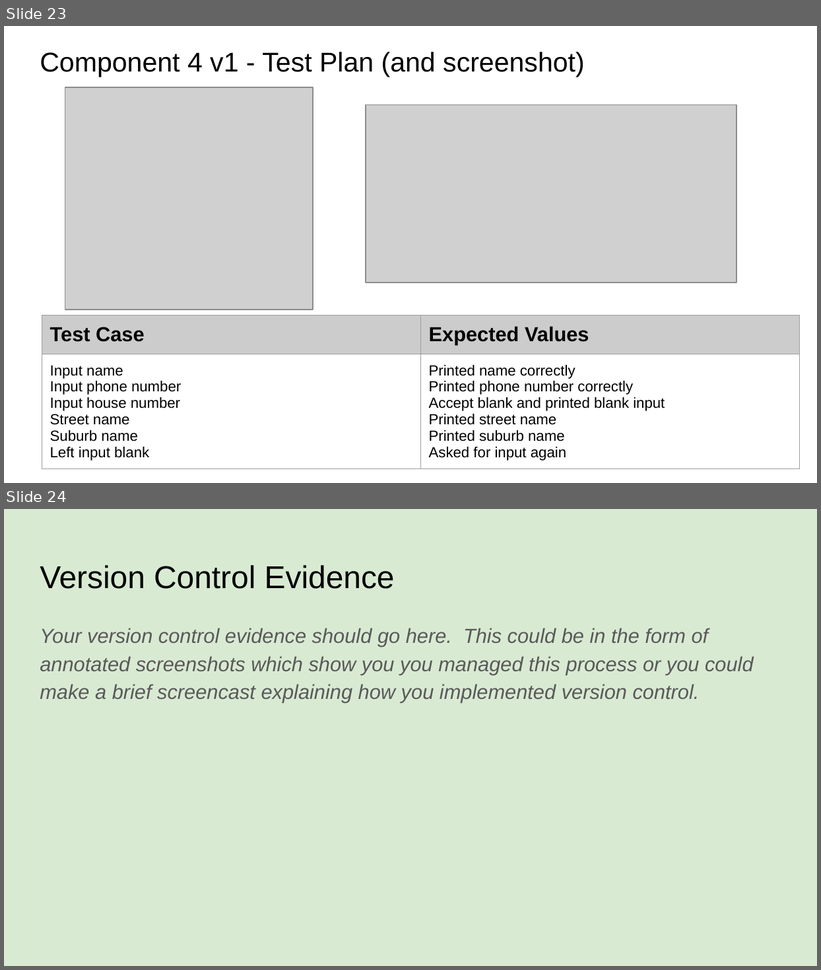
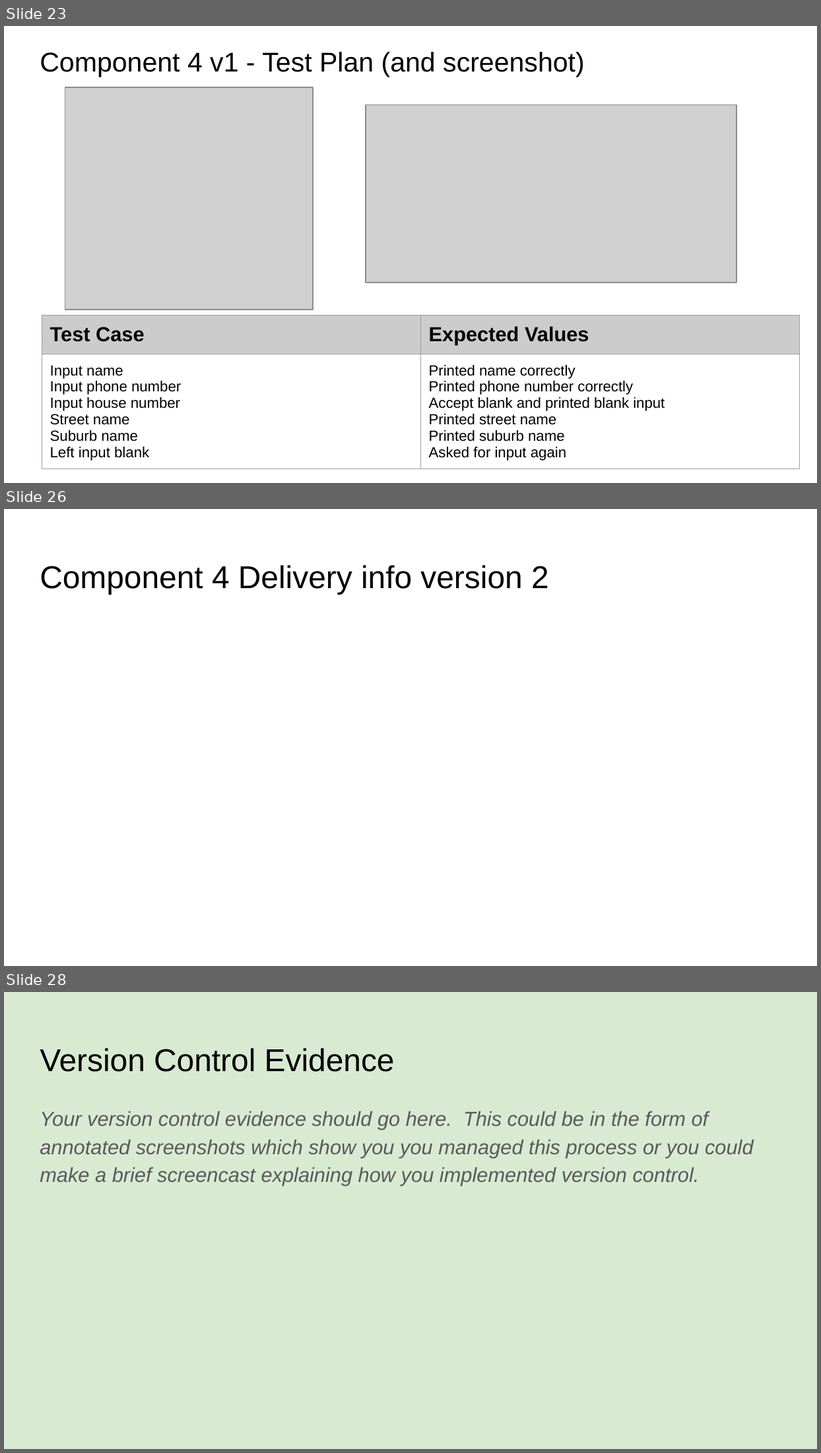
Before and after one commit to danettp/pizza_bot, a slide deck: 022_91893+_+91897+Documentation.pptx. Shown one above the other, each under a label of ours: slides 23 and 24 before the commit, slides 23, 26 and 28 after it; the slides between them are not shown. The pictures are 821x970 and 821x1453 pixels, drawn with LibreOffice and Linux fonts; fonts in the diff are those of the drawing; grey boxes stand for pictures. Boxes give left, top, right and bottom in pixels: in the first picture for what was removed or moved away, otherwise in the second. Text is boxed around its words. In the diff, an @@ line names an element or a change of style, - is before the commit and + after.

Commit message:
Integrated delivery_v2 to main app
Created delivery version 2 and integrated delivery info into main app.

```diff
--- a/022_91893+_+91897+Documentation.pptx
+++ b/022_91893+_+91897+Documentation.pptx
@@ slide 26 added at bbox=[4, 509, 817, 966], background #FFFFFF @@
@@ title added at bbox=[40, 565, 549, 594], 28 pt, text #000000 @@
+Component 4 Delivery info version 2
@@ what was slide 24 is now slide 28 @@
```
Also in this commit, not shown: 3 other slides added, 2 other files.
